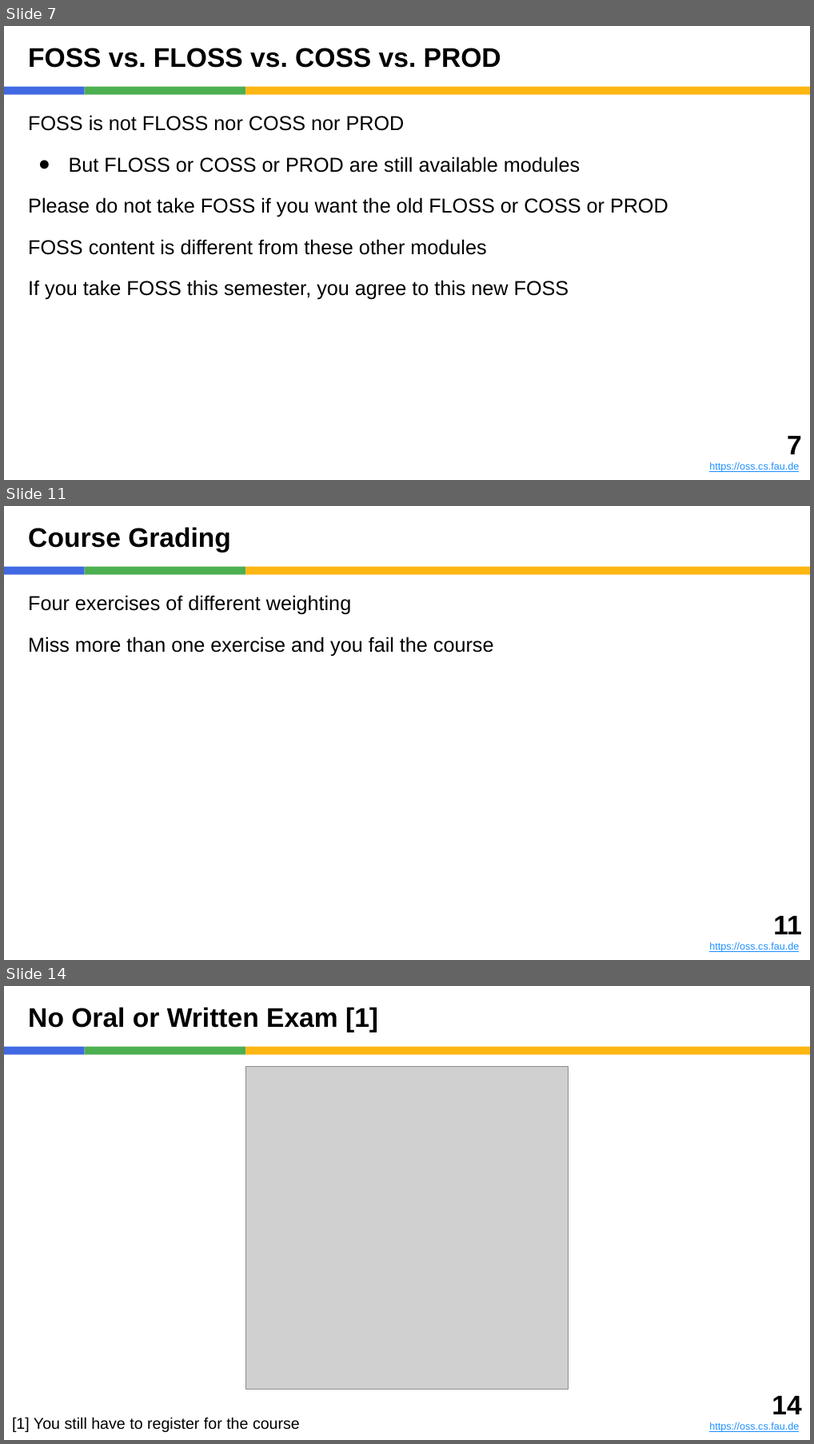
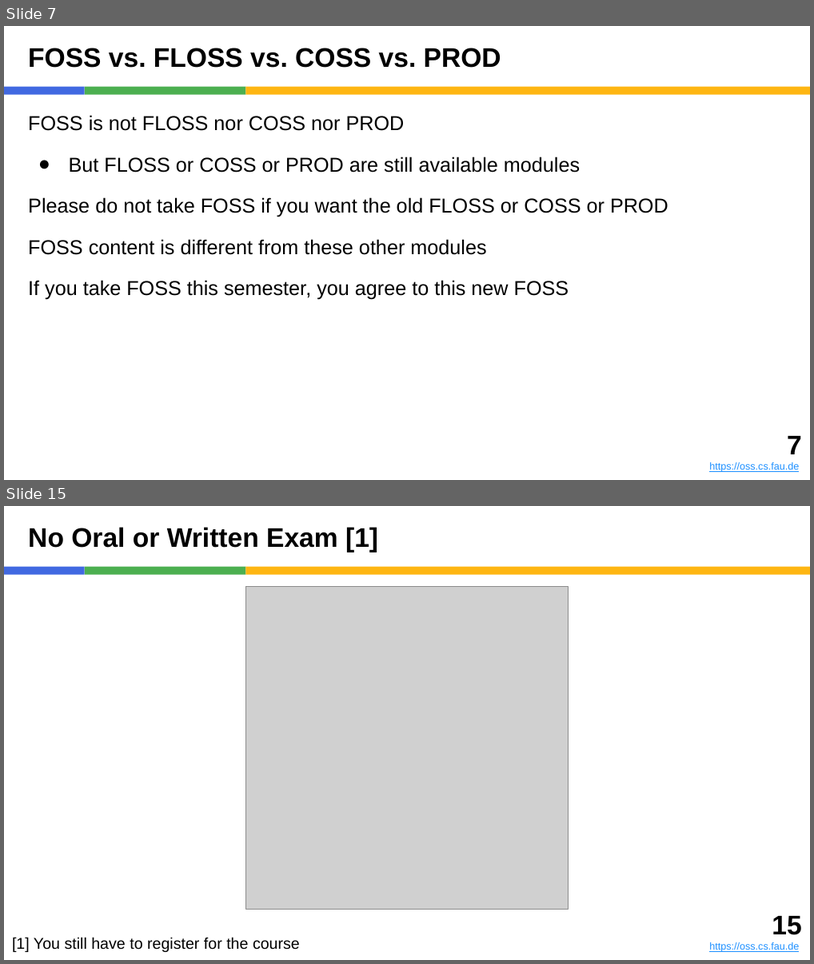
Before and after one commit to dirkriehle/foss-course, a slide deck: Lecture slides/FOSS A01 - Introduction.pptx. Shown one above the other, each under a label of ours: slides 7, 11 and 14 before the commit, slides 7 and 15 after it; the slides between them are not shown. The pictures are 814x1444 and 814x964 pixels, drawn with LibreOffice and Linux fonts; fonts in the diff are those of the drawing; grey boxes stand for pictures. Boxes give left, top, right and bottom in pixels: in the first picture for what was removed or moved away, otherwise in the second. Text is boxed around its words. In the diff, an @@ line names an element or a change of style, - is before the commit and + after.

```diff
--- a/Lecture slides/FOSS A01 - Introduction.pptx
+++ b/Lecture slides/FOSS A01 - Introduction.pptx
@@ slide 11 removed at (4,506,810,960), background #FFFFFF; not listed: 3 template elements that a slide beside it also shows @@
@@ title removed at (28,527,231,552) @@
-Course Grading
@@ text removed at (28,595,494,656) @@
-Four exercises of different weighting
-Miss more than one exercise and you fail the course
@@ text removed at (710,916,802,952) @@
-11
-https://oss.cs.fau.de
@@ what was slide 14 is now slide 15 @@
@@ text at (772,916,802,935): text changed @@
-14
+15
```
Also in this commit, not shown: 4 slides changed, 6 slides added, 4 other slides removed, 5 other files.
